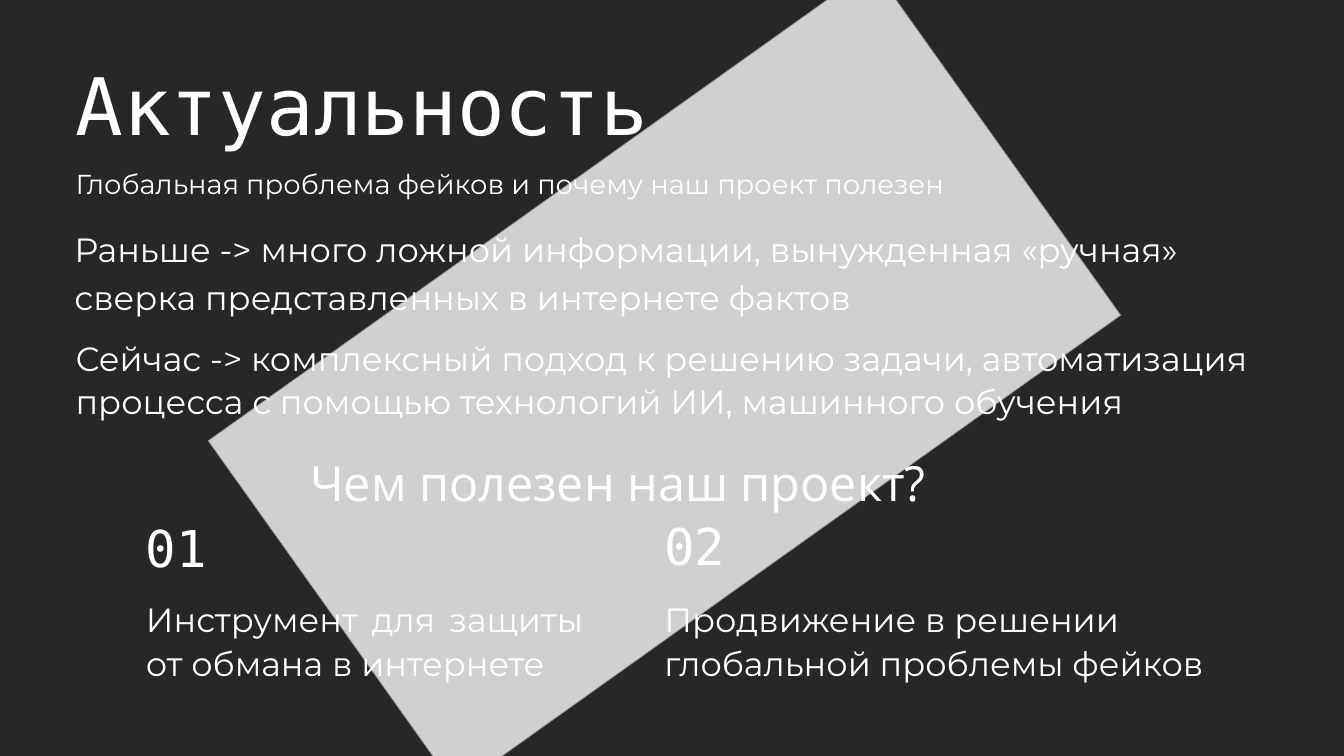
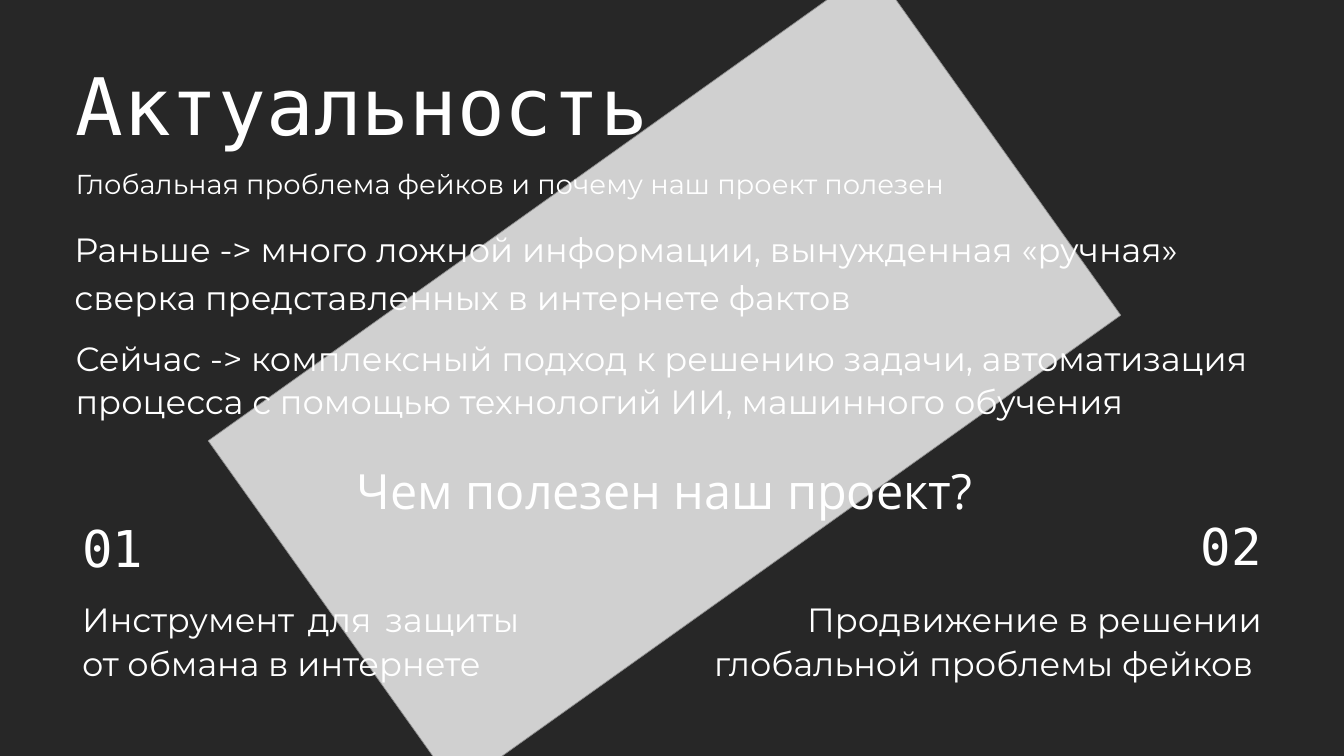
Before and after one commit to FAKENEWS-PROJECT/fakenewsProject, a slide deck: slide 2 of Семинар 20.01.2022/распознавание фейковых новостей.pptx. Drawn at 1344x756 pixels with LibreOffice and Linux fonts; fonts in the diff are those of the drawing; grey boxes stand for pictures. Boxes give left, top, right and bottom in pixels: in the first picture for what was removed or moved away, otherwise in the second. Text is boxed around its words. In the diff, an @@ line names an element or a change of style, - is before the commit and + after.

```diff
--- a/Семинар 20.01.2022/распознавание фейковых новостей.pptx
+++ b/Семинар 20.01.2022/распознавание фейковых новостей.pptx
@@ text "Чем полезен наш проект?": place and size @@
-text "Чем полезен наш проект?" at [310,456,926,514]
+text "Чем полезен наш проект?" at [357,464,972,522]
@@ text "02" at [1201,527,1262,566]: alignment left to right @@
@@ text "01": place and size @@
-text "01" at [146,529,207,568]
+text "01" at [82,529,143,568]
@@ text "Инструмент для защиты от обмана ...": place and size @@
-text "Инструмент для защиты от обмана ..." at [146,599,583,684]
+text "Инструмент для защиты от обмана ..." at [82,599,519,684]
@@ text "Продвижение в решении глобальной проблемы ..." at [714,608,1262,683]: alignment left to right @@
```
Also in this commit, not shown: 4 other slides changed, 1 slide added.
